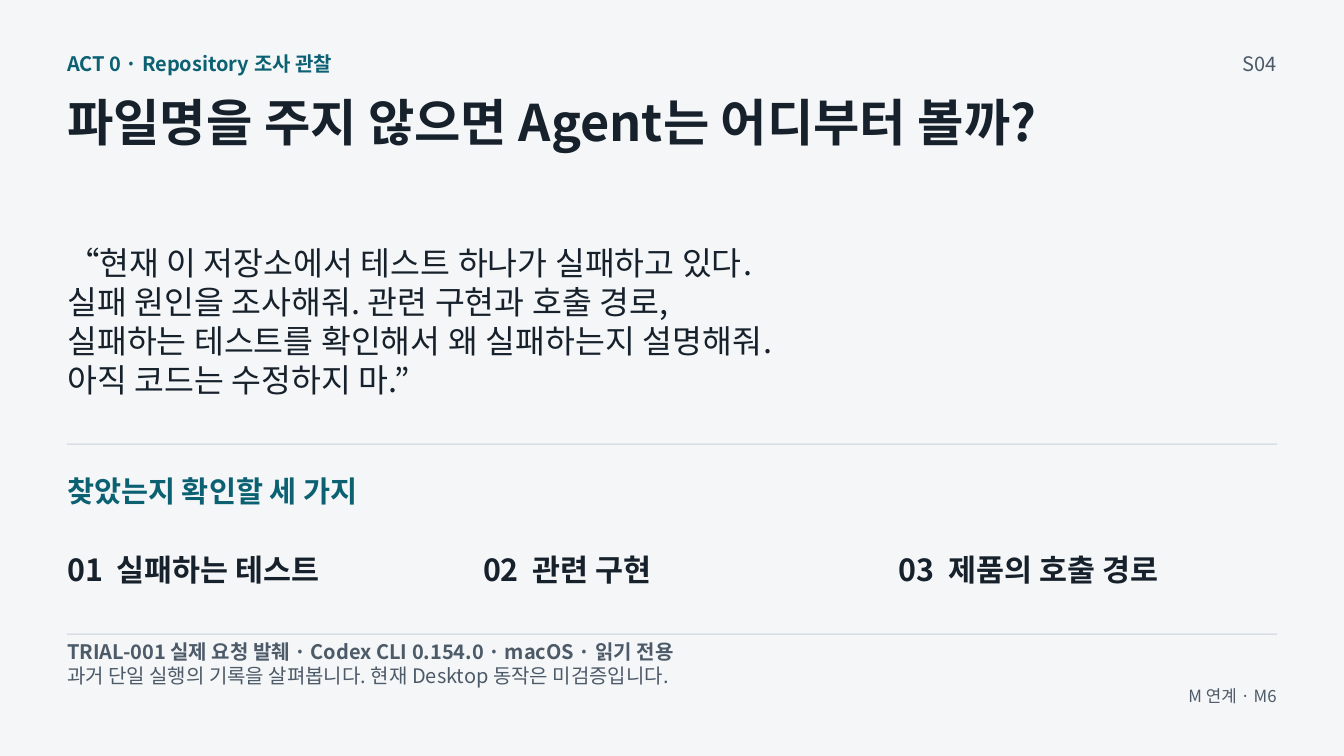
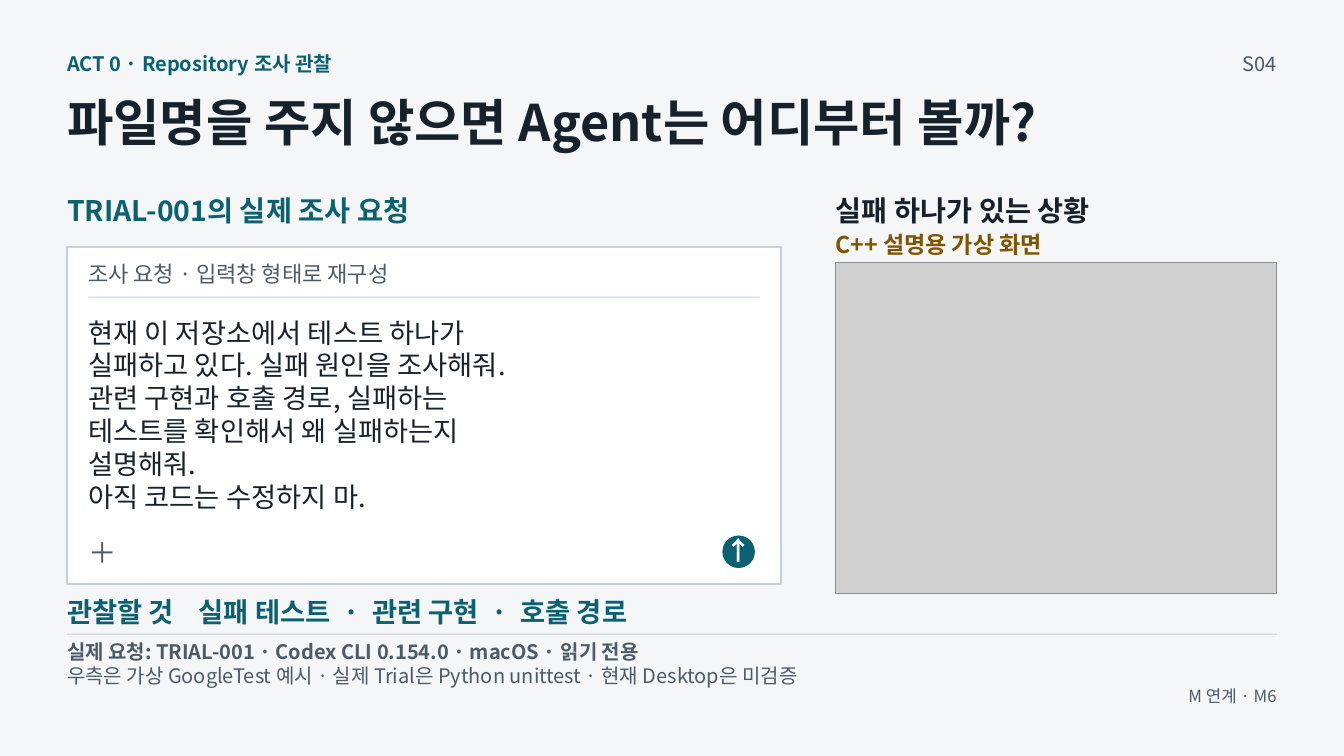
Before and after one commit to GideokKim/ai-dev-training, a slide deck: slide 4 of production/ACT_0.pptx. Drawn at 1344x756 pixels with LibreOffice and Linux fonts; fonts in the diff are those of the drawing; grey boxes stand for pictures. Boxes give left, top, right and bottom in pixels: in the first picture for what was removed or moved away, otherwise in the second. Text is boxed around its words. In the diff, an @@ line names an element or a change of style, - is before the commit and + after.

```diff
--- a/production/ACT_0.pptx
+++ b/production/ACT_0.pptx
@@ text added at (x1=67, y1=197, x2=409, y2=224), 20.2 pt, text #0B6172, bold @@
+TRIAL-001의 실제 조사 요청
@@ text added at (x1=836, y1=197, x2=1090, y2=224), 20.2 pt, text #17212B, bold @@
+실패 하나가 있는 상황
@@ text added at (x1=836, y1=233, x2=1042, y2=255), 16.5 pt, text #805400, bold @@
+C++ 설명용 가상 화면
@@ rectangle added at (x1=68, y1=247, x2=781, y2=584), fill #FFFFFF, outline #C7D0DA 1.5 pt @@
@@ text added at (x1=88, y1=263, x2=389, y2=284), 15.8 pt, text #4D5A68 @@
+조사 요청 · 입력창 형태로 재구성
@@ picture added at (x1=836, y1=262, x2=1277, y2=593) @@
@@ line added from (89, 297) to (760, 297), #C7D0DA 0.75 pt @@
@@ text at (x1=88, y1=320, x2=506, y2=509): text changed; size 23.2 to 19.5 pt @@
-“현재 이 저장소에서 테스트 하나가 실패하고 있다.
-실패 원인을 조사해줘. 관련 구현과 호출 경로,
-실패하는 테스트를 확인해서 왜 실패하는지 설명해줘.
-아직 코드는 수정하지 마.”
+현재 이 저장소에서 테스트 하나가
+실패하고 있다. 실패 원인을 조사해줘.
+관련 구현과 호출 경로, 실패하는
+테스트를 확인해서 왜 실패하는지
+설명해줘.
+아직 코드는 수정하지 마.
@@ line removed from (68, 445) to (1277, 445) @@
@@ text removed at (x1=67, y1=477, x2=357, y2=505) @@
-찾았는지 확인할 세 가지
@@ text added at (x1=89, y1=536, x2=127, y2=568), 20.2 pt, text #4D5A68 @@
+＋
@@ ellipse added at (x1=723, y1=535, x2=755, y2=568), fill #0B6172 @@
@@ text added at (x1=723, y1=533, x2=755, y2=566), 18.8 pt, text #FFFFFF, bold @@
+↑
@@ text removed at (x1=67, y1=555, x2=320, y2=584) @@
-01 실패하는 테스트
@@ text removed at (x1=483, y1=555, x2=652, y2=584) @@
-02 관련 구현
@@ text removed at (x1=899, y1=555, x2=1158, y2=584) @@
-03 제품의 호출 경로
@@ text added at (x1=67, y1=599, x2=627, y2=625), 19.5 pt, text #0B6172, bold @@
+관찰할 것 실패 테스트 · 관련 구현 · 호출 경로
@@ text at (x1=67, y1=642, x2=639, y2=661): text changed @@
-TRIAL-001 실제 요청 발췌 · Codex CLI 0.154.0 · macOS · 읽기 전용
+실제 요청: TRIAL-001 · Codex CLI 0.154.0 · macOS · 읽기 전용
@@ text at (x1=67, y1=666, x2=797, y2=688): text changed @@
-과거 단일 실행의 기록을 살펴봅니다. 현재 Desktop 동작은 미검증입니다.
+우측은 가상 GoogleTest 예시 · 실제 Trial은 Python unittest · 현재 Desktop은 미검증
```
Also in this commit, not shown: 2 other slides changed, 1 slide added, 1 slide removed, 38 other files.
